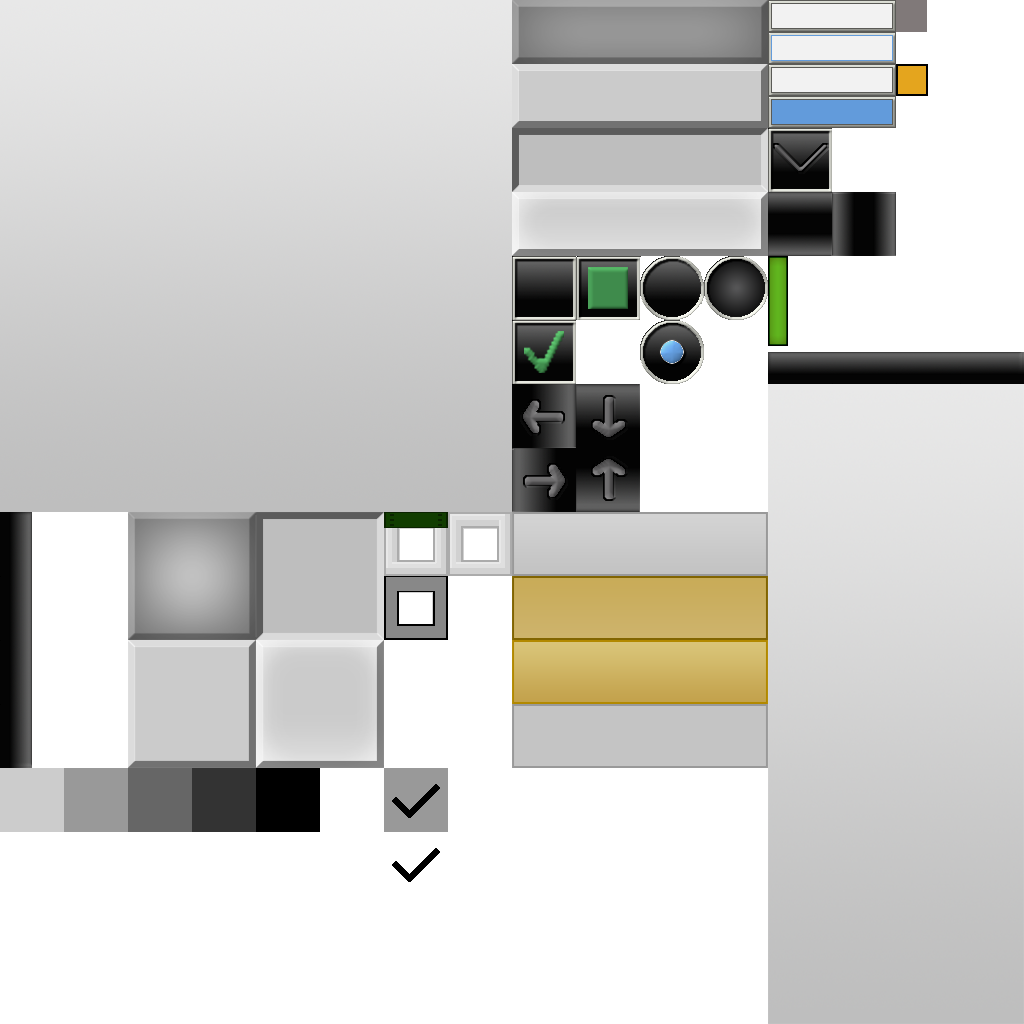
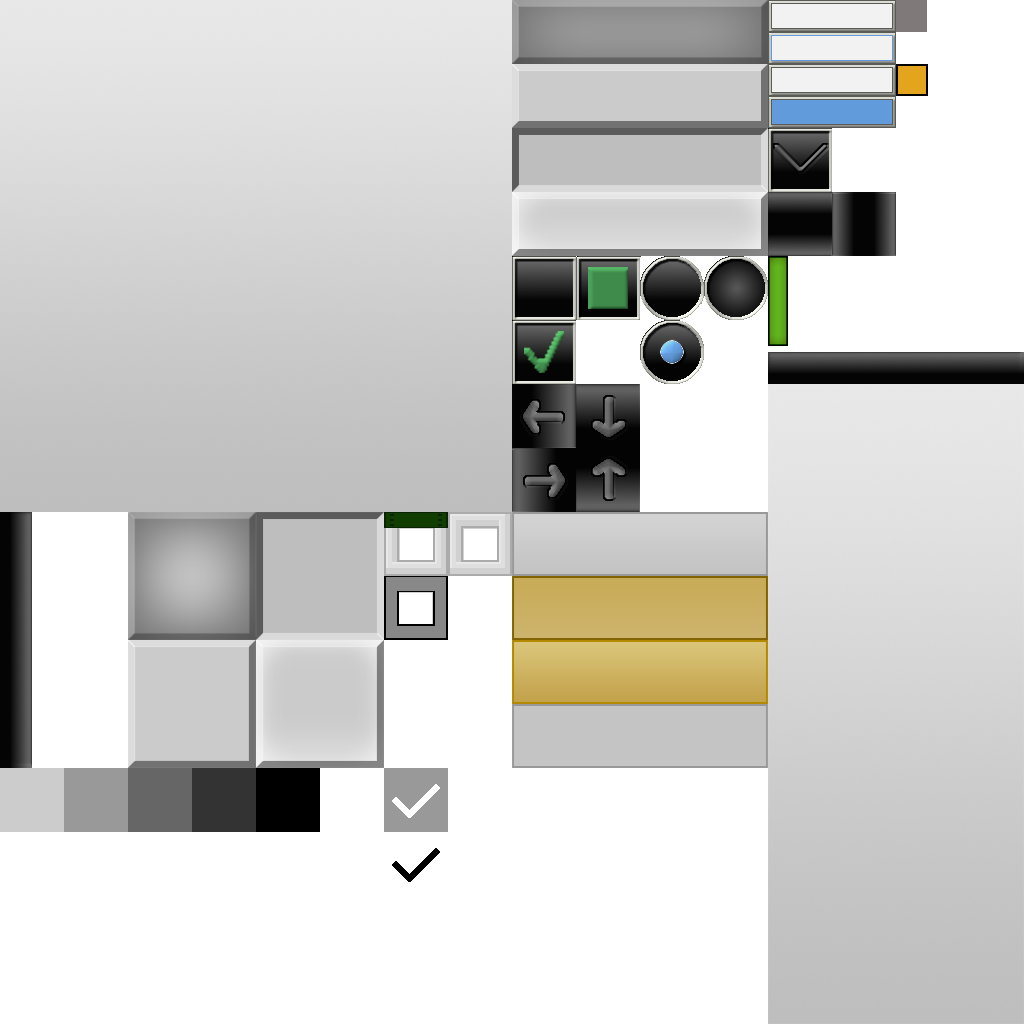
Comparing the layer stacks of the two 1024 × 1024 images. Changes:
painted on "Layer 2 copy" over 392, 784, 440, 818
